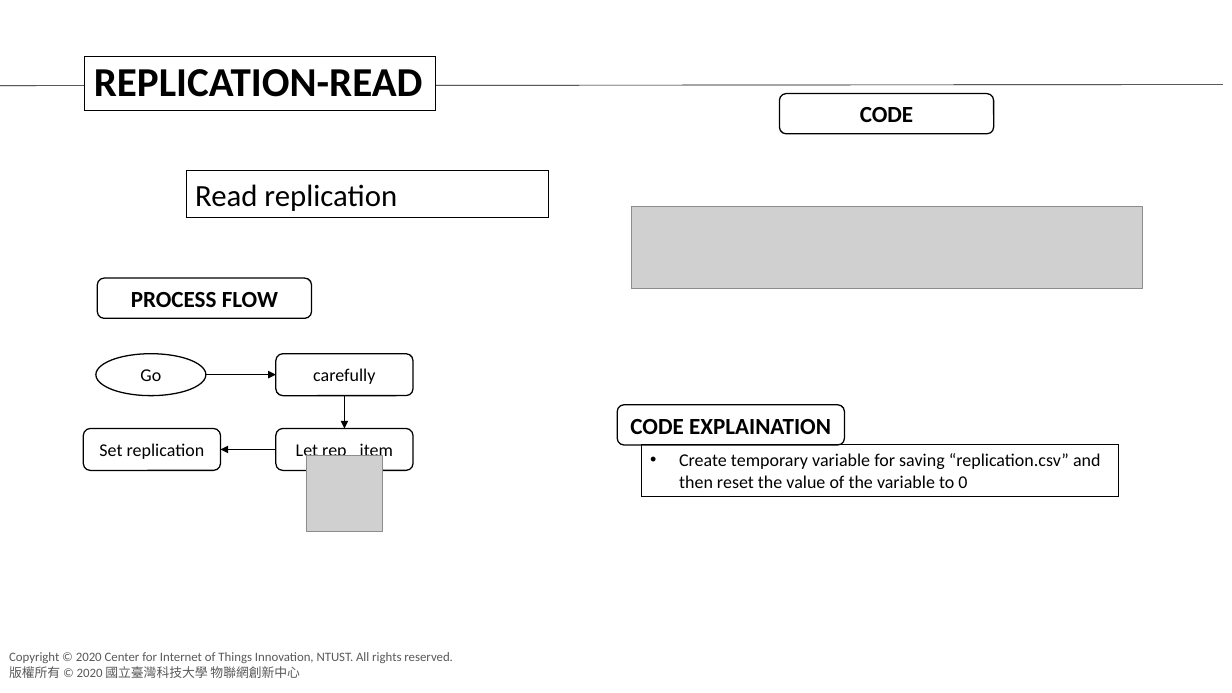
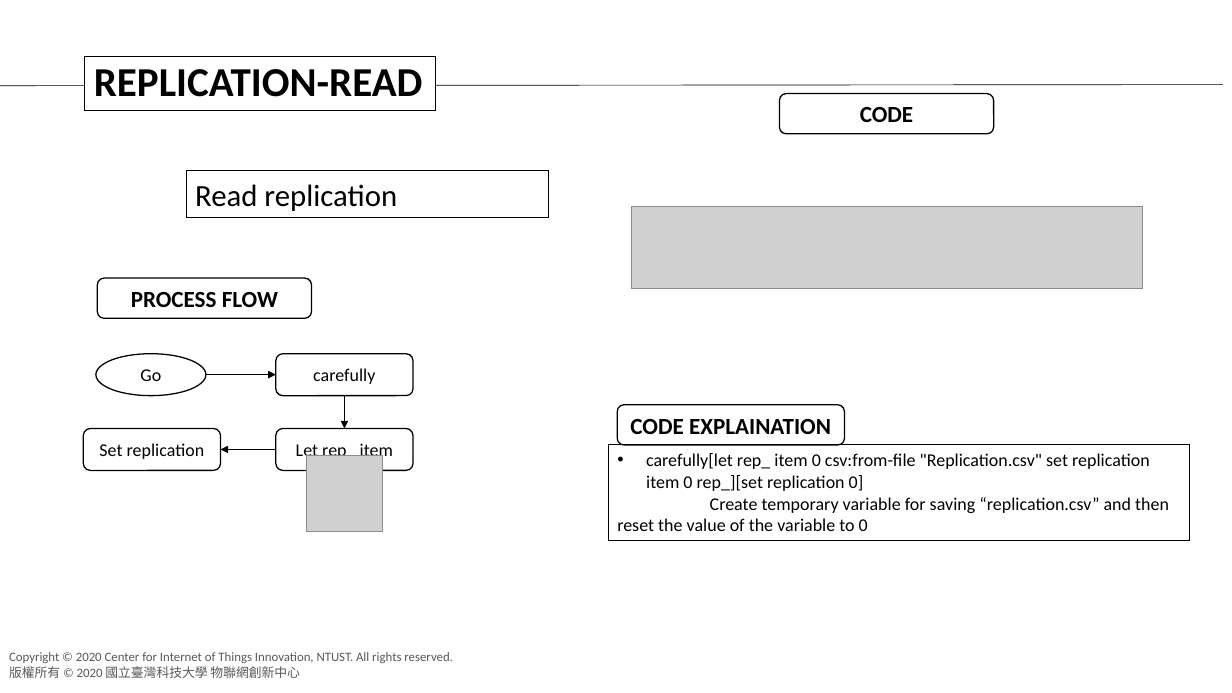
Before and after one commit to agnesyosephine/kiva, a slide deck: slide 5 of Tutorial/Code Learning-Ryanda.pptx. Drawn at 1232x693 pixels with LibreOffice and Linux fonts; fonts in the diff are those of the drawing; grey boxes stand for pictures; background and template pictures are left out. Boxes give left, top, right and bottom in pixels: in the first picture for what was removed or moved away, otherwise in the second. Text is boxed around its words. In the diff, an @@ line names an element or a change of style, - is before the commit and + after.

```diff
--- a/Tutorial/Code Learning-Ryanda.pptx
+++ b/Tutorial/Code Learning-Ryanda.pptx
@@ rectangle "carefully[let rep_ item 0 csv:from-file ...": place and size @@
-rectangle "carefully[let rep_ item 0 csv:from-file ..." at [641,445,1119,497]
+rectangle "carefully[let rep_ item 0 csv:from-file ..." at [608,445,1190,541]
@@ text in rectangle at [646,453,1150,491]: paragraph added @@
+• carefully[let rep_ item 0 csv:from-file "Replication.csv" set replication item 0 rep_][set replication 0]
@@ text in rectangle at [617,497,1169,531]: bullet • to none @@
```
Also in this commit, not shown: 5 other slides changed, 2 slides added.
